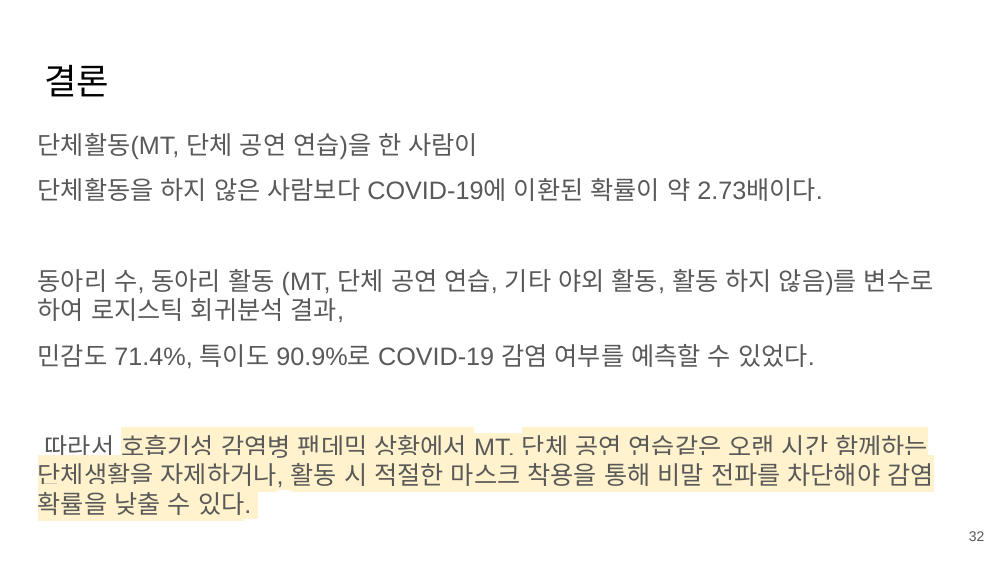
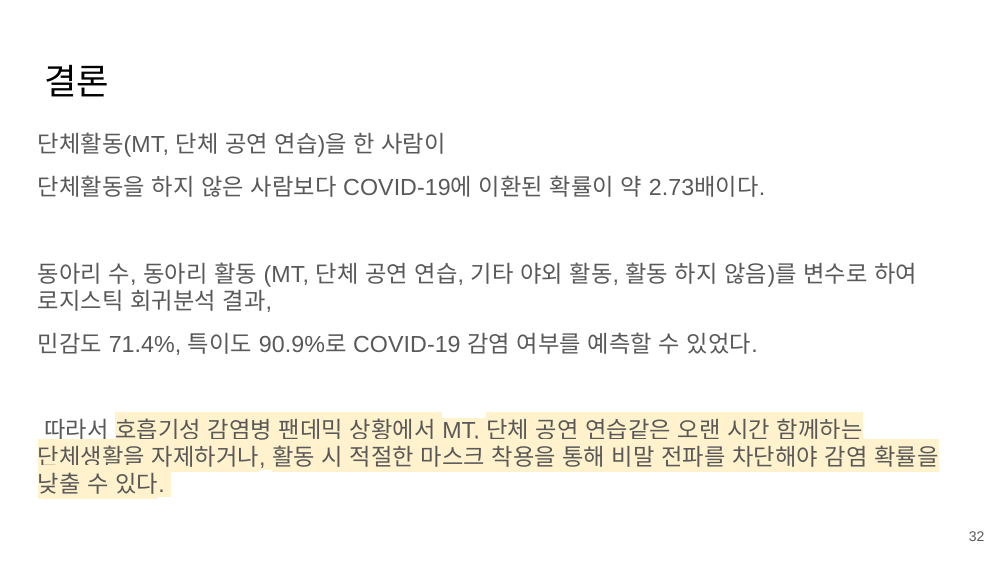
Before and after one commit to chltjrwns1gh/COVID19AndCollegeClubActivity, a slide deck: slide 32 of 역학 12조 (1).pptx. Drawn at 1008x567 pixels with LibreOffice and Linux fonts; fonts in the diff are those of the drawing. Boxes give left, top, right and bottom in pixels: in the first picture for what was removed or moved away, otherwise in the second. Text is boxed around its words. In the diff, an @@ line names an element or a change of style, - is before the commit and + after.

```diff
--- a/역학 12조 (1).pptx
+++ b/역학 12조 (1).pptx
@@ text "단체활동(MT, 단체 공연 연습)을 한 ..." at (38,132,938,498): size 18 to 16.6 pt @@
```
Also in this commit, not shown: 2 other slides changed.
